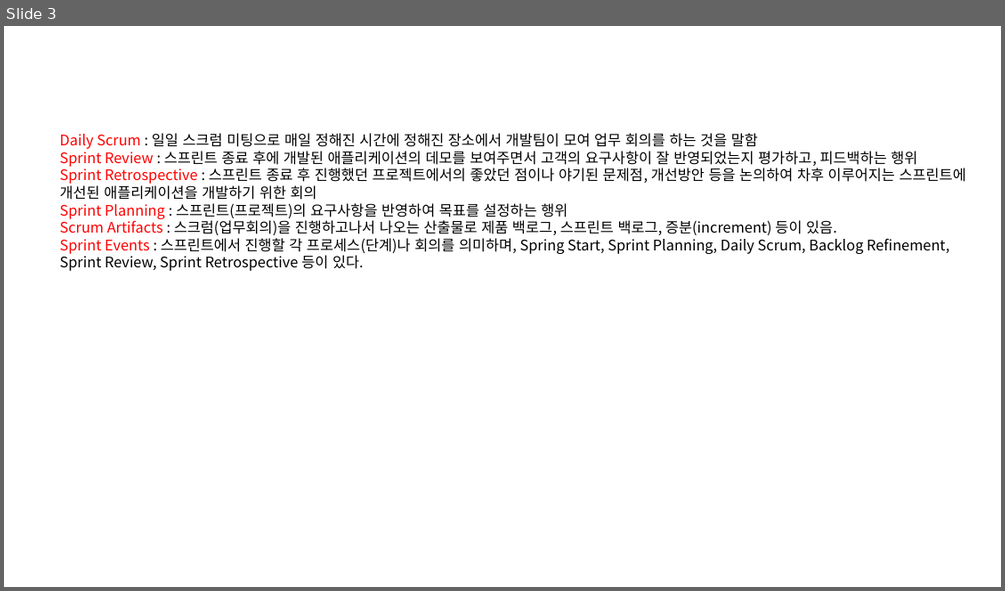
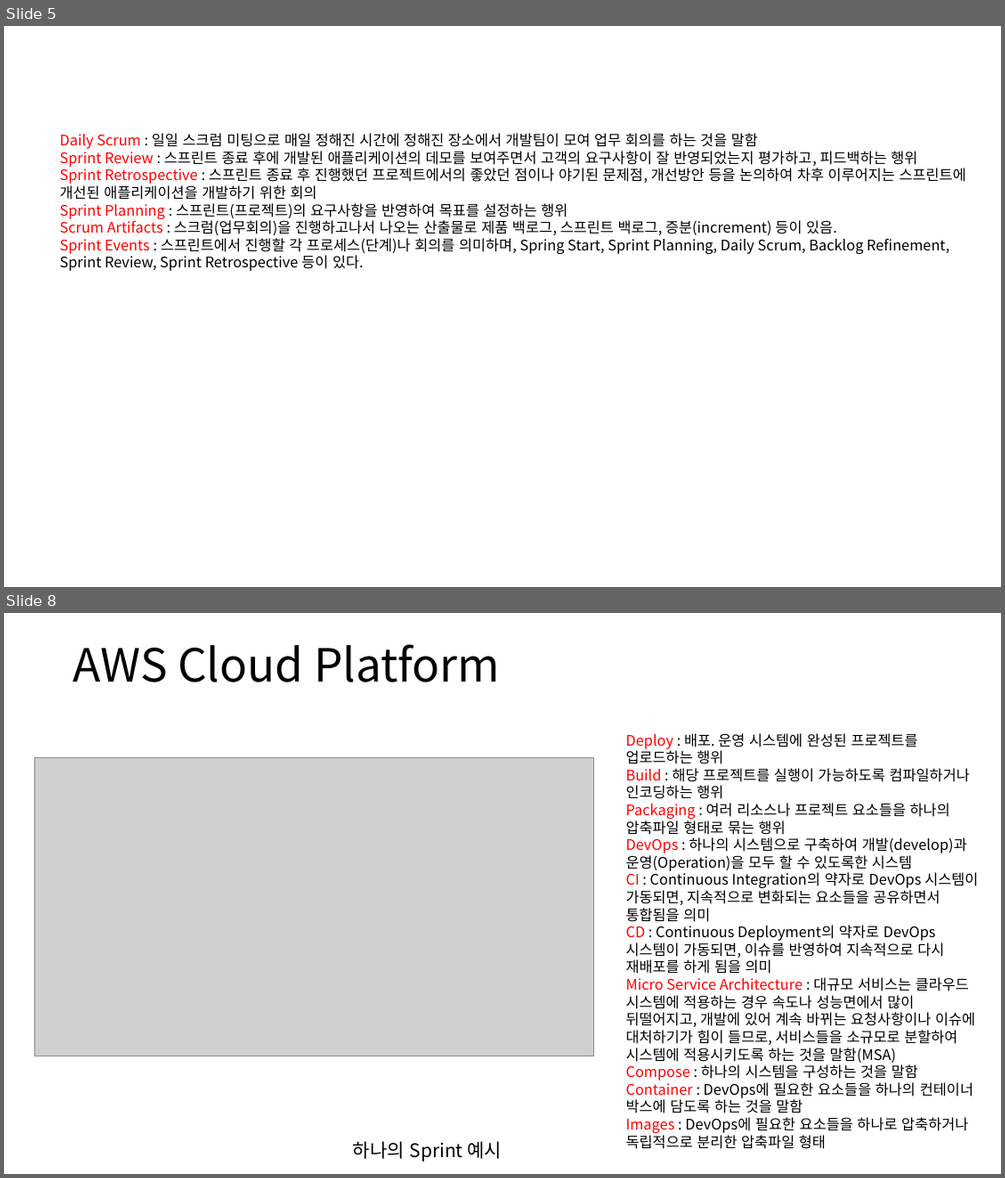
Before and after one commit to okgunyang/okgunyang2020, a slide deck: 미래의클라우드네이티브.pptx. Shown one above the other, each under a label of ours: slide 3 before the commit, slides 5 and 8 after it; the slides between them are not shown. The pictures are 1005x591 and 1005x1178 pixels, drawn with LibreOffice and Linux fonts; fonts in the diff are those of the drawing; grey boxes stand for pictures. Boxes give left, top, right and bottom in pixels: in the first picture for what was removed or moved away, otherwise in the second. Text is boxed around its words. In the diff, an @@ line names an element or a change of style, - is before the commit and + after.

Commit message:
Cloud Native

```diff
--- a/미래의클라우드네이티브.pptx
+++ b/미래의클라우드네이티브.pptx
@@ slide 8 added at box(4, 613, 1001, 1174), background #FFFFFF @@
@@ title added at box(73, 644, 500, 682), 44 pt, text #000000 @@
+AWS Cloud Platform
@@ text added at box(626, 733, 978, 1149), 14 pt, text #000000 @@
+Deploy : 배포. 운영 시스템에 완성된 프로젝트를 업로드하는 행위
+Build : 해당 프로젝트를 실행이 가능하도록 컴파일하거나 인코딩하는 행위
+Packaging : 여러 리소스나 프로젝트 요소들을 하나의 압축파일 형태로 묶는 행위
+DevOps : 하나의 시스템으로 구축하여 개발(develop)과 운영(Operation)을 모두 할 수 있도록한 시스템
+CI : Continuous Integration의 약자로 DevOps 시스템이 가동되면, 지속적으로 변화되는 요소들을 공유하면서 통합됨을 의미
+CD : Continuous Deployment의 약자로 DevOps 시스템이 가동되면, 이슈를 반영하여 지속적으로 다시 재배포를 하게 됨을 의미
+Micro Service Architecture : 대규모 서비스는 클라우드 시스템에 적용하는 경우 속도나 성능면에서 많이 뒤떨어지고, 개발에 있어 계속 바뀌는 요청사항이나 이슈에 대처하기가 힘이 들므로, 서비스들을 소규모로 분할하여 시스템에 적용시키도록 하는 것을 말함(MSA)
+Compose : 하나의 시스템을 구성하는 것을 말함
+Container : DevOps에 필요한 요소들을 하나의 컨테이너 박스에 담도록 하는 것을 말함
+Images : DevOps에 필요한 요소들을 하나로 압축하거나 독립적으로 분리한 압축파일 형태
@@ picture added at box(34, 758, 594, 1056) @@
@@ text added at box(353, 1141, 502, 1161), 18 pt, text #000000 @@
+하나의 Sprint 예시
@@ what was slide 3 is now slide 5 @@
```
Also in this commit, not shown: 2 slides changed, 3 other slides added.
